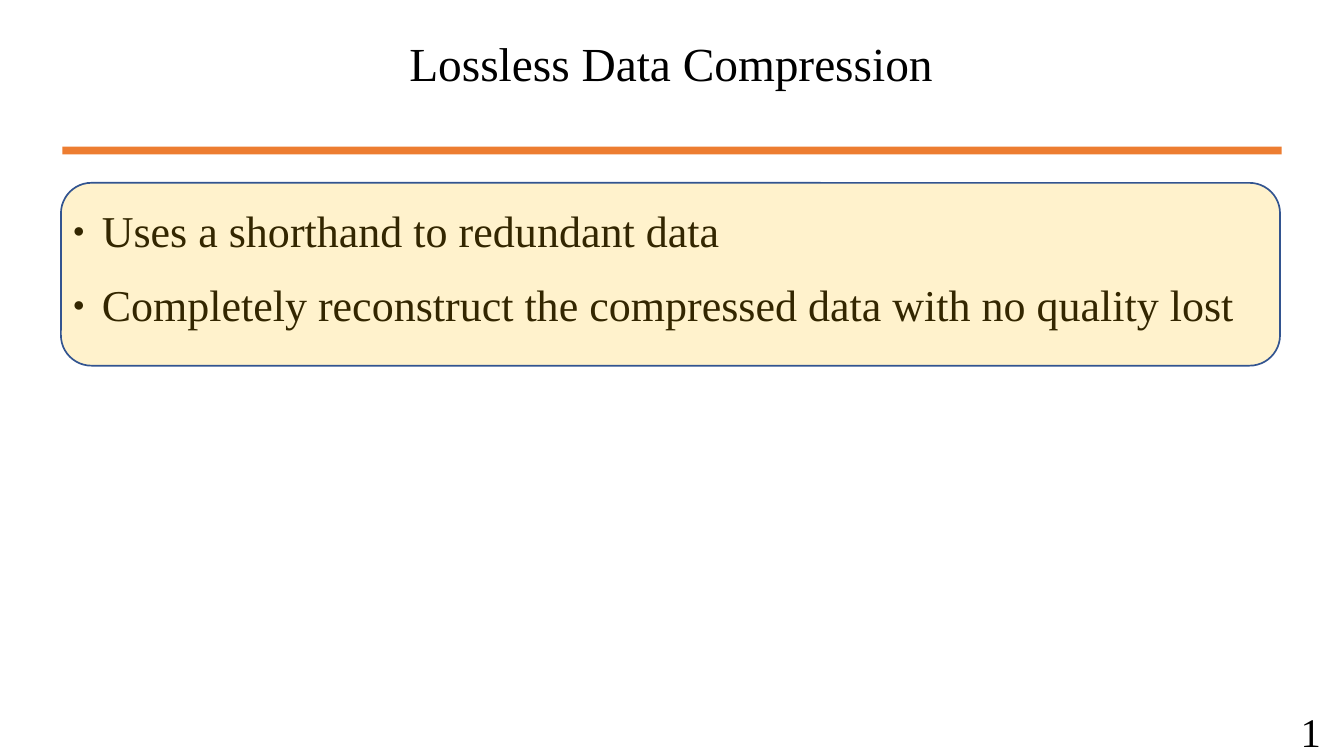
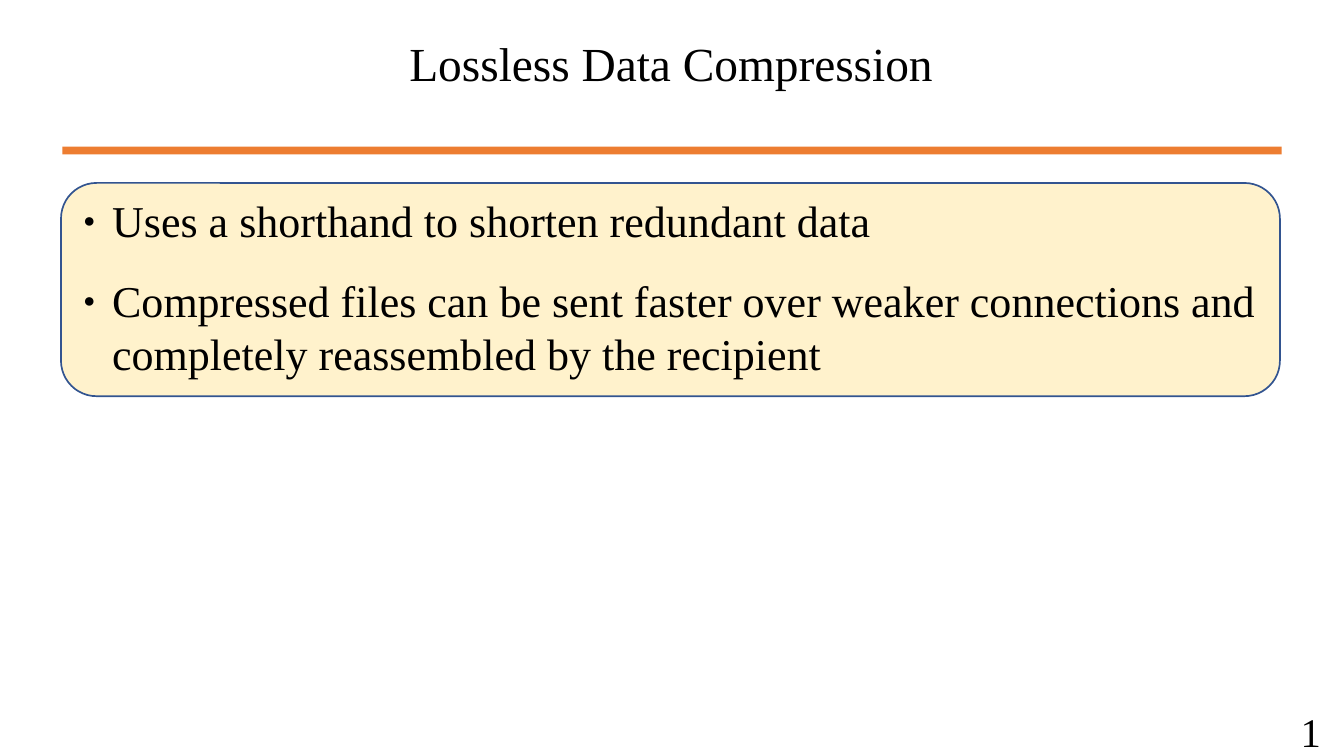
Before and after one commit to wbuz24/undergrad-repo, a slide deck: slide 2 of S24/cs494/notes/LZ77.pptx. Drawn at 1344x756 pixels with LibreOffice and Linux fonts; fonts in the diff are those of the drawing. Boxes give left, top, right and bottom in pixels: in the first picture for what was removed or moved away, otherwise in the second. Text is boxed around its words. In the diff, an @@ line names an element or a change of style, - is before the commit and + after.

Commit message:
ppts

```diff
--- a/S24/cs494/notes/LZ77.pptx
+++ b/S24/cs494/notes/LZ77.pptx
@@ rounded rectangle "Uses a shorthand to shorten ...": place and size @@
-rounded rectangle "Uses a shorthand to shorten ..." at bbox=[61, 183, 1281, 366]
+rounded rectangle "Uses a shorthand to shorten ..." at bbox=[61, 183, 1281, 396]
@@ text in rounded rectangle at bbox=[112, 206, 1255, 379]: text added @@
+● Uses a shorthand to shorten redundant data
+● Compressed files can be sent faster over weaker connections and completely reassembled by the recipient
@@ text removed at bbox=[102, 216, 1234, 331] @@
-● Uses a shorthand to redundant data
-● Completely reconstruct the compressed data with no quality lost
```
Also in this commit, not shown: 3 other slides changed, 3 slides added, 1 other file.
